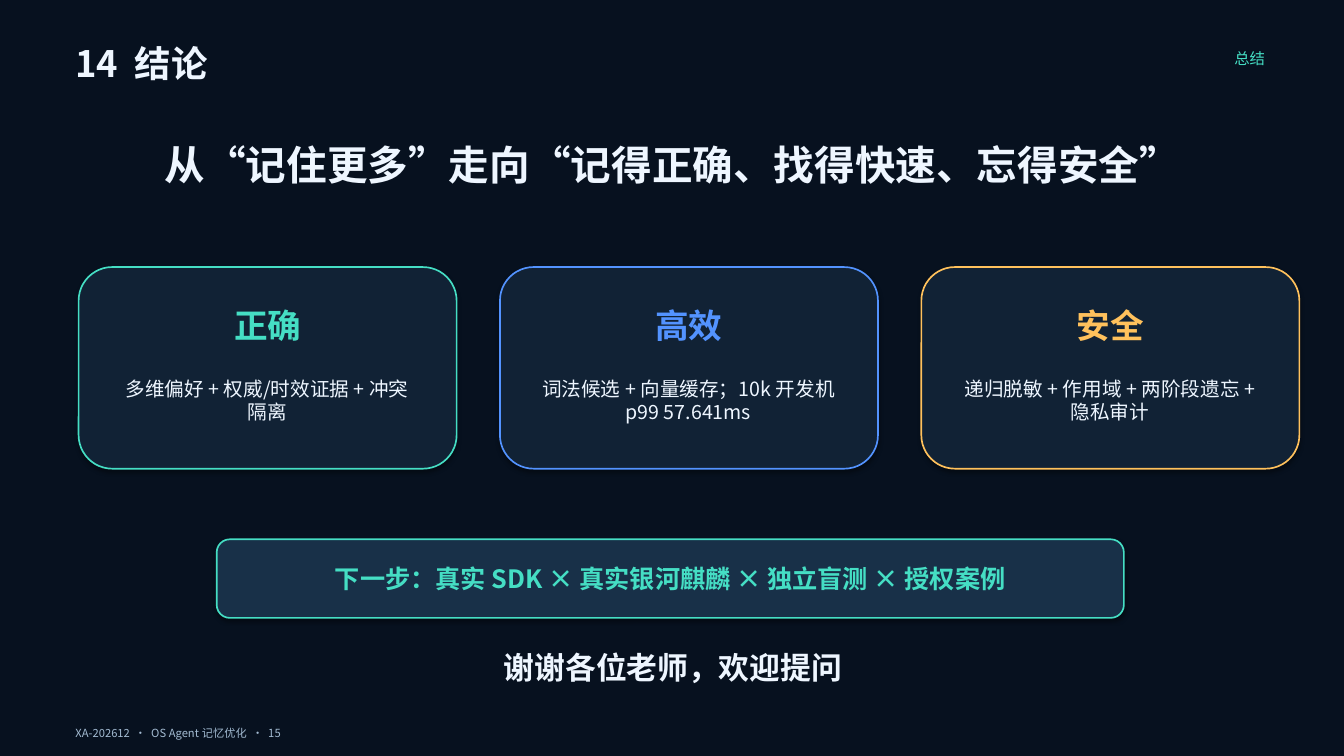
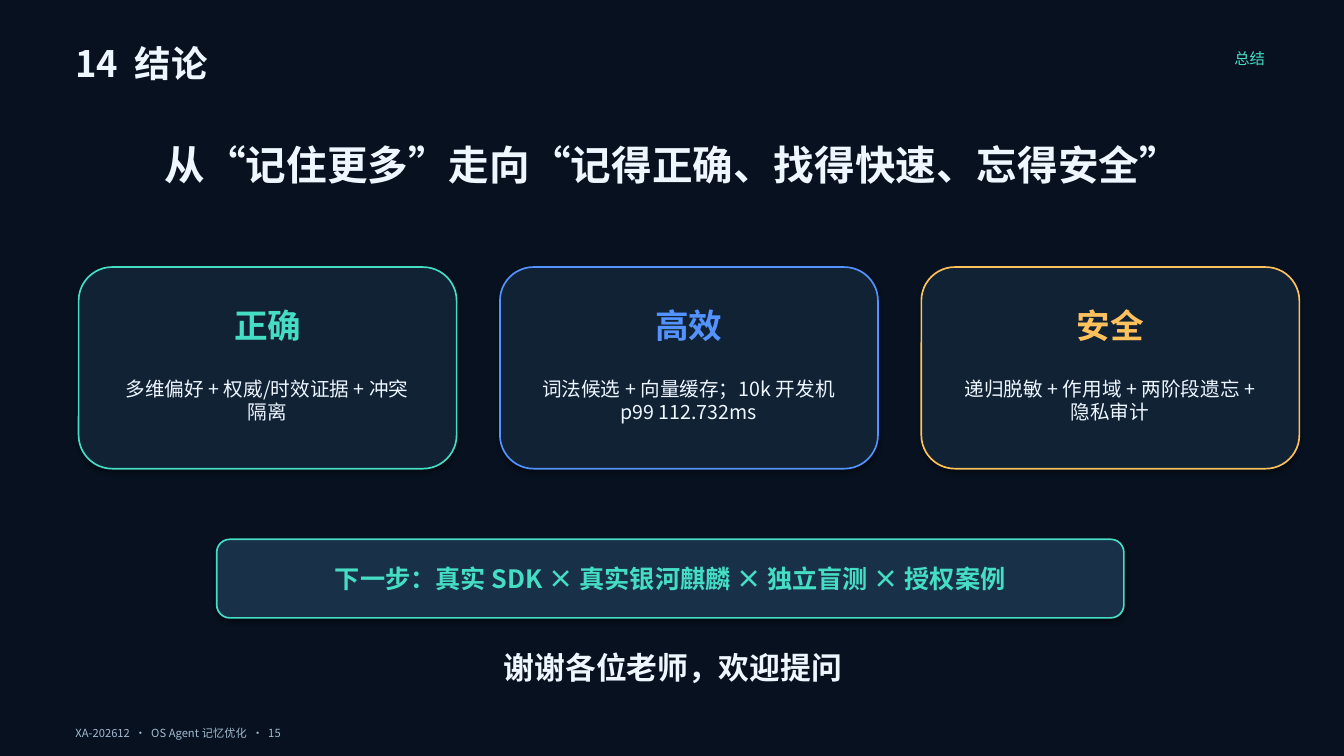
Before and after one commit to chanehwibo/tiaobei, a slide deck: slide 15 of deliverables/ppt/OS_Agent_记忆优化_答辩稿.pptx. Drawn at 1344x756 pixels with LibreOffice and Linux fonts; fonts in the diff are those of the drawing. Boxes give left, top, right and bottom in pixels: in the first picture for what was removed or moved away, otherwise in the second. Text is boxed around its words. In the diff, an @@ line names an element or a change of style, - is before the commit and + after.

```diff
--- a/deliverables/ppt/OS_Agent_记忆优化_答辩稿.pptx
+++ b/deliverables/ppt/OS_Agent_记忆优化_答辩稿.pptx
@@ text at (x1=542, y1=379, x2=835, y2=424): text changed @@
-词法候选 + 向量缓存；10k 开发机 p99 57.641ms
+词法候选 + 向量缓存；10k 开发机 p99 112.732ms
```
Also in this commit, not shown: 3 other slides changed, 34 other files.
